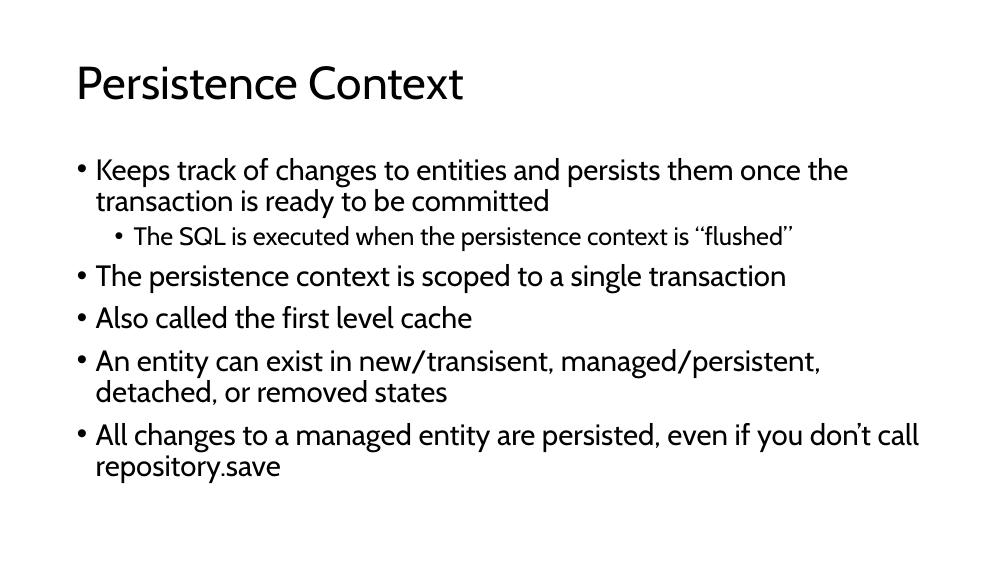
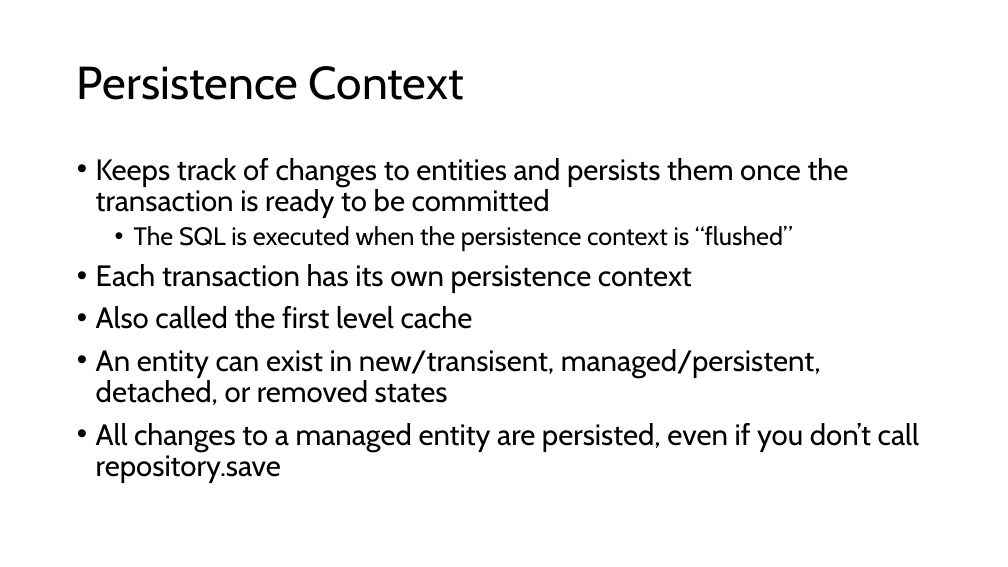
Before and after one commit to jordanschroedervertafore/spring-data-jpa, a slide deck: slide 7 of spring data jpa.pptx (slide 8 before the commit). Drawn at 1008x567 pixels with LibreOffice and Linux fonts; fonts in the diff are those of the drawing. Boxes give left, top, right and bottom in pixels: in the first picture for what was removed or moved away, otherwise in the second. Text is boxed around its words. In the diff, an @@ line names an element or a change of style, - is before the commit and + after.

```diff
--- a/spring data jpa.pptx
+++ b/spring data jpa.pptx
@@ text at (96, 264, 692, 293): text changed @@
-• The persistence context is scoped to a single transaction
+• Each transaction has its own persistence context
```
Also in this commit, not shown: 12 other slides changed, 8 slides added, 7 slides removed, 23 other files.
